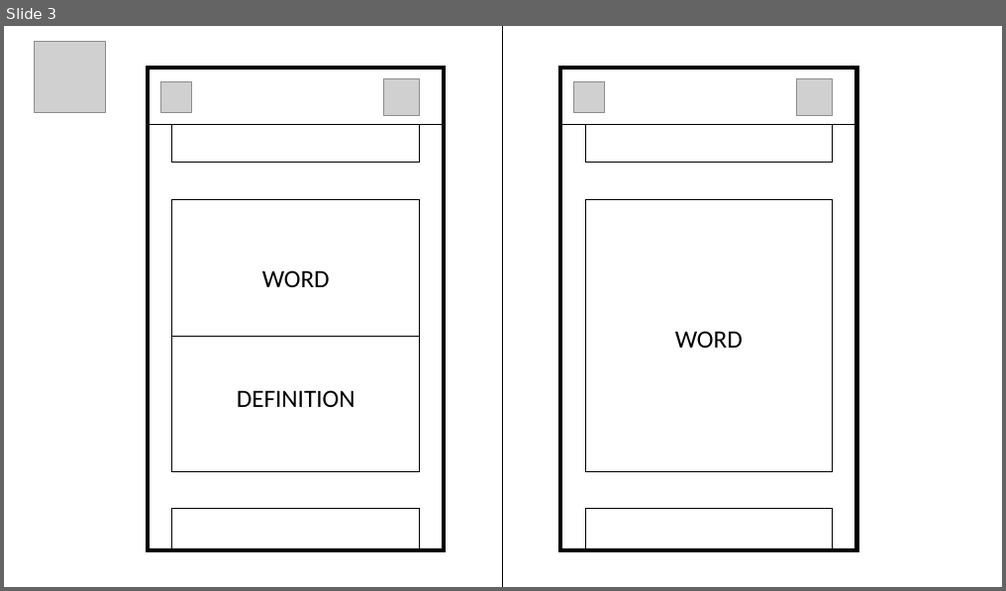
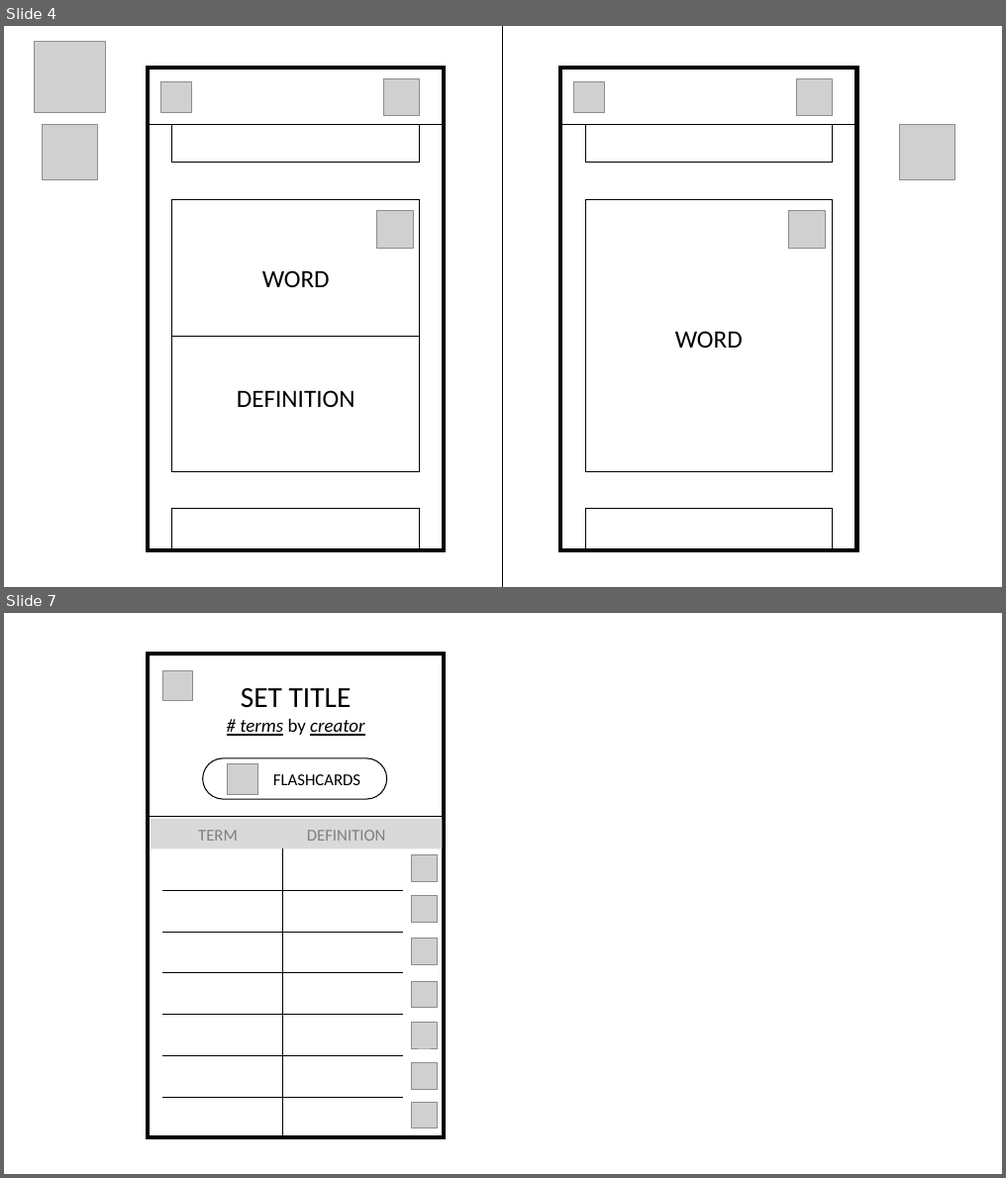
Before and after one commit to mhlee1215/IEDUFlashCard, a slide deck: Device Screen (Revised).pptx. Shown one above the other, each under a label of ours: slide 3 before the commit, slides 4 and 7 after it; the slides between them are not shown. The pictures are 1006x591 and 1006x1178 pixels, drawn with LibreOffice and Linux fonts; fonts in the diff are those of the drawing; grey boxes stand for pictures. Boxes give left, top, right and bottom in pixels: in the first picture for what was removed or moved away, otherwise in the second. Text is boxed around its words. In the diff, an @@ line names an element or a change of style, - is before the commit and + after.

```diff
--- a/Device Screen (Revised).pptx
+++ b/Device Screen (Revised).pptx
@@ slide 7 added at (4, 613, 1002, 1174), background #FFFFFF @@
@@ frame added at (147, 653, 446, 1140), fill #000000, outline #000000 1 pt @@
@@ picture added at (162, 670, 193, 700) @@
@@ text added at (240, 688, 364, 736), 18 pt, text #000000, italic, underline @@
+SET TITLE
+# terms by creator
@@ rounded rectangle added at (202, 759, 386, 799), outline #000000 1 pt @@
@@ picture added at (228, 764, 258, 795) @@
@@ text added at (273, 774, 360, 785), 16 pt, text #000000 @@
+FLASHCARDS
@@ line added from (147, 817) to (446, 817), #000000 0.5 pt @@
@@ rectangle added at (150, 819, 442, 849), fill #D9D9D9, 16 pt, text #808080 @@
+TERM DEFINITION .
@@ table added at (162, 849, 404, 1139), 7 rows, 2 columns @@
+ | 
+ | 
+ | 
+ | 
+ | 
+ | 
+ | 
@@ picture added at (411, 856, 438, 881) @@
@@ picture added at (411, 896, 438, 922) @@
@@ picture added at (411, 939, 438, 964) @@
@@ picture added at (411, 982, 438, 1008) @@
@@ picture added at (411, 1023, 438, 1049) @@
@@ picture added at (411, 1063, 438, 1090) @@
@@ picture added at (411, 1103, 438, 1129) @@
@@ what was slide 3 is now slide 4 @@
@@ slide 4 changed as well @@
@@ picture added at (43, 124, 98, 179) @@
@@ picture added at (899, 125, 954, 180) @@
@@ picture added at (376, 211, 414, 249) @@
@@ picture added at (788, 211, 826, 249) @@
```
Also in this commit, not shown: 3 other slides changed, 2 other slides added.
